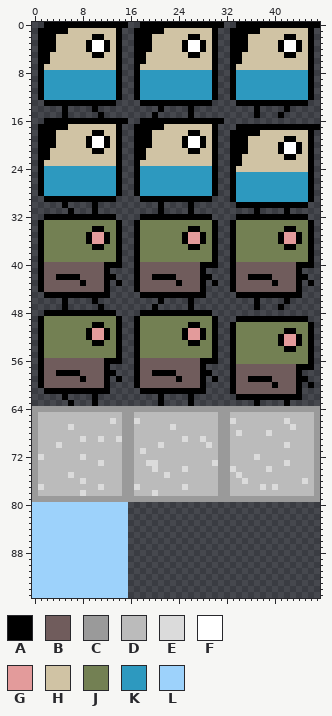
File history of a sprite sheet, src/images/characters.png. Above is the file before it was changed.
The file is 96x192 pixels, drawn in blocks of 2x2; one block is one cell here.
Palette (. is transparent): A #000000  B #705c5c  C #9a9a9a  D #bbbbbb  E #dbdbdb  F #ffffff  G #e39b9b  H #d0c3a4  J #738053  K #2d99bf  L #9dd2fb
Pixels before, first column x 0:
 0 ..AAAAAAAAAAAAAA..AAAAAAAAAAAAAA..AAAAAAAAAAAAAA
 1 .AAAAAHHHHHHHHA..AAAAAHHHHHHHHA..AAAAAHHHHHHHHA.
 2 .AAAHHHHHHAAHHA..AAAHHHHHHAAHHA..AAAHHHHHHAAHHA.
 3 .AAAHHHHHAFFAHA..AAAHHHHHAFFAHA..AAAHHHHHAFFAHA.
 4 .AAAHHHHHAFFAHA..AAAHHHHHAFFAHA..AAAHHHHHAFFAHA.
 5 .AAHHHHHHHAAHHA..AAHHHHHHHAAHHA..AAHHHHHHHAAHHA.
 6 .AAHHHHHHHHHHHA..AAHHHHHHHHHHHA..AAHHHHHHHHHHHA.
 7 .AHHHHHHHHHHHHA..AHHHHHHHHHHHHA..AHHHHHHHHHHHHA.
 8 .AKKKKKKKKKKKKA..AKKKKKKKKKKKKA..AKKKKKKKKKKKKA.
 9 .AKKKKKKKKKKKKA..AKKKKKKKKKKKKA..AKKKKKKKKKKKKA.
10 .AKKKKKKKKKKKKA..AKKKKKKKKKKKKA..AKKKKKKKKKKKKA.
11 .AKKKKKKKKKKKKA..AKKKKKKKKKKKKA..AKKKKKKKKKKKKA.
12 .AKKKKKKKKKKKKA..AKKKKKKKKKKKKA..AKKKKKKKKKKKKA.
13 ..AAAAAAAAAAAA....AAAAAAAAAAAA....AAAAAAAAAAAA..
14 .....A....A..........A....A..........A....A.....
15 .....A.....A........A.....A..........A...A......
16 ..AAAAAAAAAAAAAA..AAAAAAAAAAAAAA................
17 .AAAAAHHHHHHHHA..AAAAAHHHHHHHHA...AAAAAAAAAAAAAA
18 .AAAHHHHHHAAHHA..AAAHHHHHHAAHHA..AAAAAHHHHHHHHA.
19 .AAAHHHHHAFFAHA..AAAHHHHHAFFAHA..AAAHHHHHHAAHHA.
20 .AAAHHHHHAFFAHA..AAAHHHHHAFFAHA..AAAHHHHHAFFAHA.
21 .AAHHHHHHHAAHHA..AAHHHHHHHAAHHA..AAAHHHHHAFFAHA.
22 .AAHHHHHHHHHHHA..AAHHHHHHHHHHHA..AAHHHHHHHAAHHA.
23 .AHHHHHHHHHHHHA..AHHHHHHHHHHHHA..AAHHHHHHHHHHHA.
24 .AKKKKKKKKKKKKA..AKKKKKKKKKKKKA..AHHHHHHHHHHHHA.
25 .AKKKKKKKKKKKKA..AKKKKKKKKKKKKA..AKKKKKKKKKKKKA.
26 .AKKKKKKKKKKKKA..AKKKKKKKKKKKKA..AKKKKKKKKKKKKA.
27 .AKKKKKKKKKKKKA..AKKKKKKKKKKKKA..AKKKKKKKKKKKKA.
28 .AKKKKKKKKKKKKA..AKKKKKKKKKKKKA..AKKKKKKKKKKKKA.
29 ..AAAAAAAAAAAA....AAAAAAAAAAAA...AKKKKKKKKKKKKA.
30 .....A....A..........A....A.......AAAAAAAAAAAA..
31 ......A...A..........A....A..........A....A.....
32 ..AAAAAAAAAAAA....AAAAAAAAAAAA....AAAAAAAAAAAA..
33 .AJJJJJJJJJJJJA..AJJJJJJJJJJJJA..AJJJJJJJJJJJJA.
34 .AJJJJJJJJAAJJA..AJJJJJJJJAAJJA..AJJJJJJJJAAJJA.
35 .AJJJJJJJAGGAJA..AJJJJJJJAGGAJA..AJJJJJJJAGGAJA.
36 .AJJJJJJJAGGAJA..AJJJJJJJAGGAJA..AJJJJJJJAGGAJA.
37 .AJJJJJJJJAAJJA..AJJJJJJJJAAJJA..AJJJJJJJJAAJJA.
38 .AJJJJJJJJJJJJA..AJJJJJJJJJJJJA..AJJJJJJJJJJJJA.
39 .AJJJJJJJJJJJJA..AJJJJJJJJJJJJA..AJJJJJJJJJJJJA.
40 .ABBBBBBBBBBAAA..ABBBBBBBBBBAAA..ABBBBBBBBBBAAA.
41 .ABBBBBBBBBBA....ABBBBBBBBBBA....ABBBBBBBBBBA...
42 .ABBAAAABBBBAA...ABBAAAABBBBAA...ABBAAAABBBBAA..
43 .ABBBBBBABBBA.A..ABBBBBBABBBA.A..ABBBBBBABBBA.A.
44 .ABBBBBBBBBBA....ABBBBBBBBBBA....ABBBBBBBBBBA...
45 ..AAAAAAAAAAA.....AAAAAAAAAAA.....AAAAAAAAAAA...
46 .....A....A..........A....A..........A....A.....
47 .....A.....A........A.....A..........A...A......
48 ..AAAAAAAAAAAA....AAAAAAAAAAAA..................
49 .AJJJJJJJJJJJJA..AJJJJJJJJJJJJA...AAAAAAAAAAAA..
50 .AJJJJJJJJAAJJA..AJJJJJJJJAAJJA..AJJJJJJJJJJJJA.
51 .AJJJJJJJAGGAJA..AJJJJJJJAGGAJA..AJJJJJJJJAAJJA.
52 .AJJJJJJJAGGAJA..AJJJJJJJAGGAJA..AJJJJJJJAGGAJA.
53 .AJJJJJJJJAAJJA..AJJJJJJJJAAJJA..AJJJJJJJAGGAJA.
54 .AJJJJJJJJJJJJA..AJJJJJJJJJJJJA..AJJJJJJJJAAJJA.
55 .AJJJJJJJJJJJJA..AJJJJJJJJJJJJA..AJJJJJJJJJJJJA.
56 .ABBBBBBBBBBAAA..ABBBBBBBBBBAAA..AJJJJJJJJJJJJA.
57 .ABBBBBBBBBBA....ABBBBBBBBBBA....ABBBBBBBBBBAAA.
58 .ABBAAAABBBBAA...ABBAAAABBBBAA...ABBBBBBBBBBA...
59 .ABBBBBBABBBA.A..ABBBBBBABBBA.A..ABBAAAABBBBAA..
60 .ABBBBBBBBBBA....ABBBBBBBBBBA....ABBBBBBABBBA.A.
61 ..AAAAAAAAAAA.....AAAAAAAAAAA....ABBBBBBBBBBA...
62 .....A....A..........A....A.......AAAAAAAAAAA...
63 ......A...A..........A....A..........A....A.....
64 CCCCCCCCCCCCCCCCCCCCCCCCCCCCCCCCCCCCCCCCCCCCCCCC
65 CDDDDDDDDDDDDDDCCDDDDDDDDDDDDDDCCDDDDDDDDDDDDDDC
66 CDDDDDDDDDDDDEDCCEDDDDDDDDDDDDDCCEDDDDDDDDEDDDDC
67 CDDDDDEDDDDDDDDCCDDDDDDEDDDDDDDCCDDDDDDDDDDEDDDC
68 CDDDDDDDDDDDDDDCCDDDDDDDDDDDDDDCCDEDDDDEDDDDDDDC
69 CDDDDDDDEDDEDDECCDDDDDDDDEDDEDDCCDDDDDDDDDDDDDDC
70 CDDDEDDDDDDDDDDCCDDDDEDDDDDDDEDCCDDDDDDDDDEDDDDC
71 CDDDDDDDDDDDDDDCCDEDDDDDDDDDDDDCCDDDDDDDDDDDDDDC
72 CEDDDDDDEDDDDDDCCDDDDDDDDDDDDDDCCDDDDEDDDDDDDDDC
73 CDDDDDDDDDDEDDDCCDDEEDDDDDDDDDECCDDDDDDDDDEDDDDC
74 CDDDDDDDDDDDDDDCCDDDEDDDDEDDDDDCCEDDDDDEDDDDDDDC
75 CDDDDDEDDDDDDDDCCDDDDDEDDDDDDDDCCDEDDDDDDDDDDDDC
76 CDDDDDDDEDDDDDDCCDDDDDDDDDDDDDDCCDDEDDDDDDDDDEDC
77 CEDDDDDDDDDEDDDCCEDDDDDDDEDDDDDCCDDDDDEDEDDDDDDC
78 CDDDDDDDEDDDDDDCCDDDEDDDDDDDDDDCCDDDDDDDDDDDDDDC
79 CCCCCCCCCCCCCCCCCCCCCCCCCCCCCCCCCCCCCCCCCCCCCCCC
80 LLLLLLLLLLLLLLLL................................
81 LLLLLLLLLLLLLLLL................................
82 LLLLLLLLLLLLLLLL................................
83 LLLLLLLLLLLLLLLL................................
84 LLLLLLLLLLLLLLLL................................
85 LLLLLLLLLLLLLLLL................................
86 LLLLLLLLLLLLLLLL................................
87 LLLLLLLLLLLLLLLL................................
88 LLLLLLLLLLLLLLLL................................
89 LLLLLLLLLLLLLLLL................................
90 LLLLLLLLLLLLLLLL................................
91 LLLLLLLLLLLLLLLL................................
92 LLLLLLLLLLLLLLLL................................
93 LLLLLLLLLLLLLLLL................................
94 LLLLLLLLLLLLLLLL................................
95 LLLLLLLLLLLLLLLL................................
Once edited:
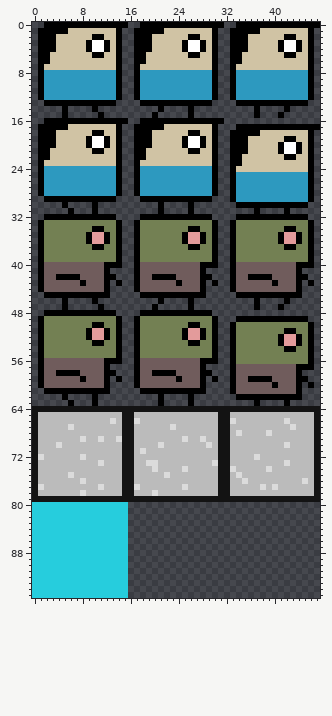
What changed:
colour C: #9a9a9a -> #131313
colour L: #9dd2fb -> #26cddd
Changed places in both pictures, as pixel boxes (x1, y1, x2, y2):
changed: (32, 406, 320, 598)
